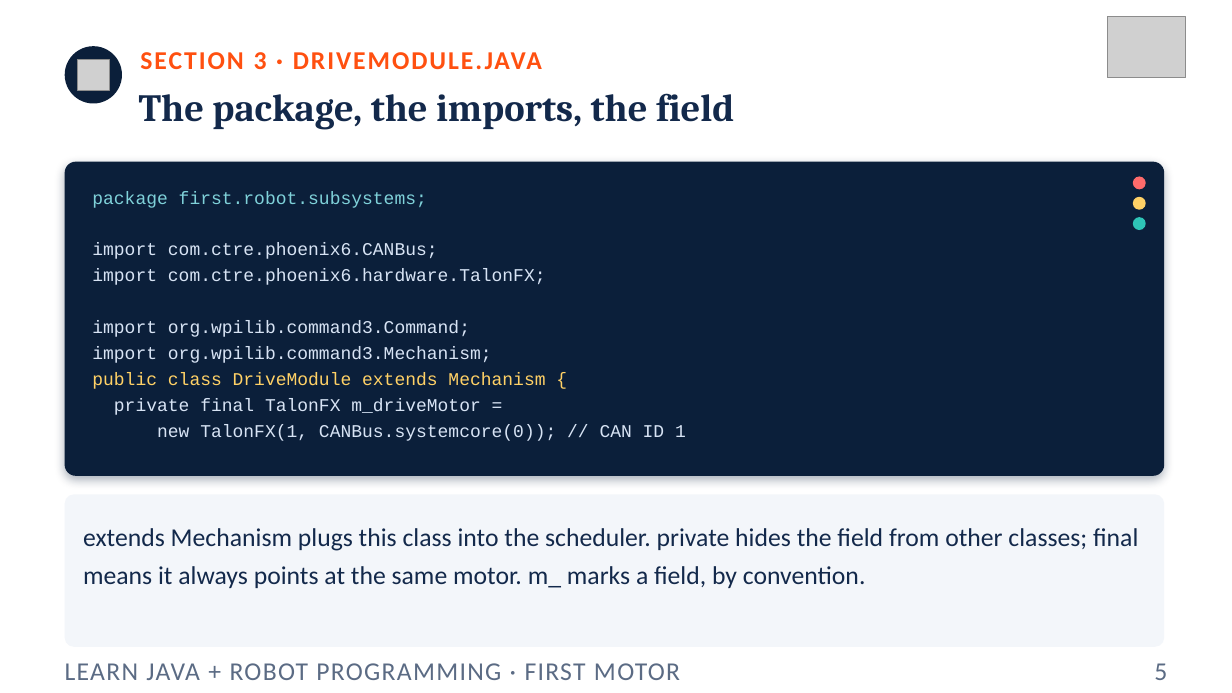
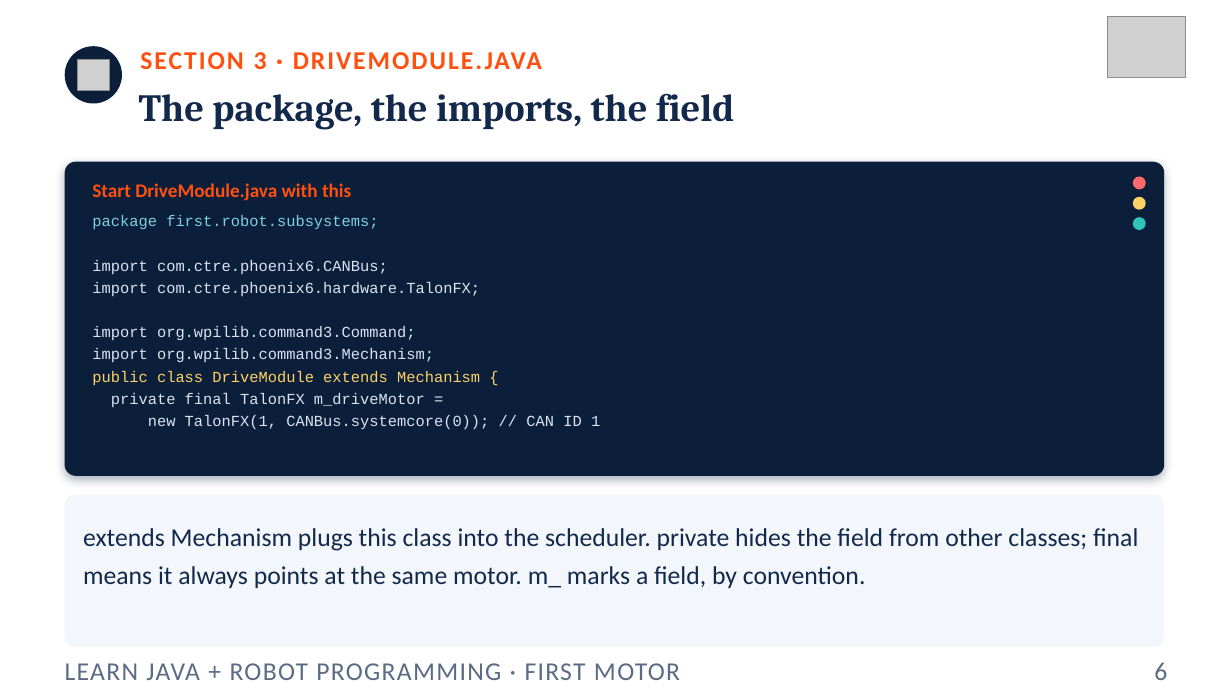
Before and after one commit to FRC5010/BasicRobotLessons, a slide deck: slide 6 of docs/presentations/v3/01-first-motor.pptx (slide 5 before the commit). Drawn at 1232x693 pixels with LibreOffice and Linux fonts; fonts in the diff are those of the drawing; grey boxes stand for pictures. Boxes give left, top, right and bottom in pixels: in the first picture for what was removed or moved away, otherwise in the second. Text is boxed around its words. In the diff, an @@ line names an element or a change of style, - is before the commit and + after.

```diff
--- a/docs/presentations/v3/01-first-motor.pptx
+++ b/docs/presentations/v3/01-first-motor.pptx
@@ text "package first.robot.subsystems;": place and size @@
-text "package first.robot.subsystems;" at <box>92,191,686,441</box>
+text "package first.robot.subsystems;" at <box>92,215,600,429</box>
@@ text "package first.robot.subsystems;" at <box>92,215,600,429</box>: size 14 to 12 pt @@
@@ text added at <box>92,183,351,201</box>, 15 pt, text #FF5010, bold @@
+Start DriveModule.java with this
@@ text at <box>1154,662,1167,680</box>: text changed @@
-5
+6
```
Also in this commit, not shown: 10 other slides changed, 1 slide added, 17 other files.
